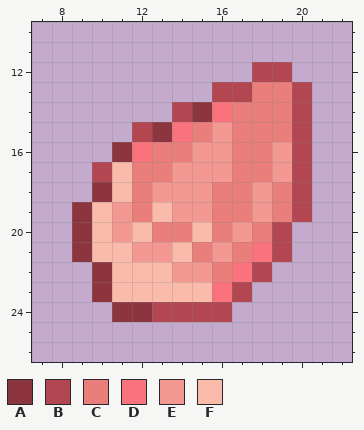
Pixel-art sprite: tmwdata/graphics/items/generic-petal.png. Above, as it was before the edit.
The file is 32x32 pixels. Colours within 5 levels of each other are drawn and written as one. Shown: x 7..22, y 10..26.
Palette (. is transparent): A #8c353e  B #b24651  C #e97e7a  D #fa737c  E #f49892  F #fabbab
Once edited:
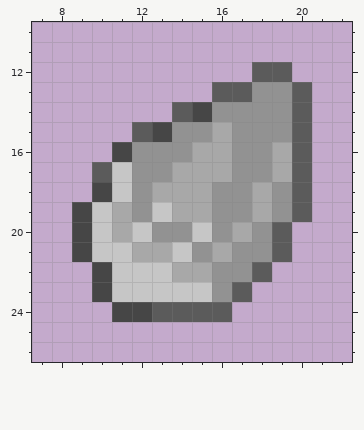
Diff:
Colour A changes from #8c353e to #464646.
Colour B changes from #b24651 to #5b5b5b.
Colour C changes from #e97e7a to #929292.
Colour E changes from #f49892 to #a8a8a8.
Colour F changes from #fabbab to #c6c6c6.
The edit turns colour D into colour C in row 14 at x 16; in row 15 at x 14; in row 16 at x 12; in row 21 at x 18; in row 22 at x 17; in row 23 at x 16.
